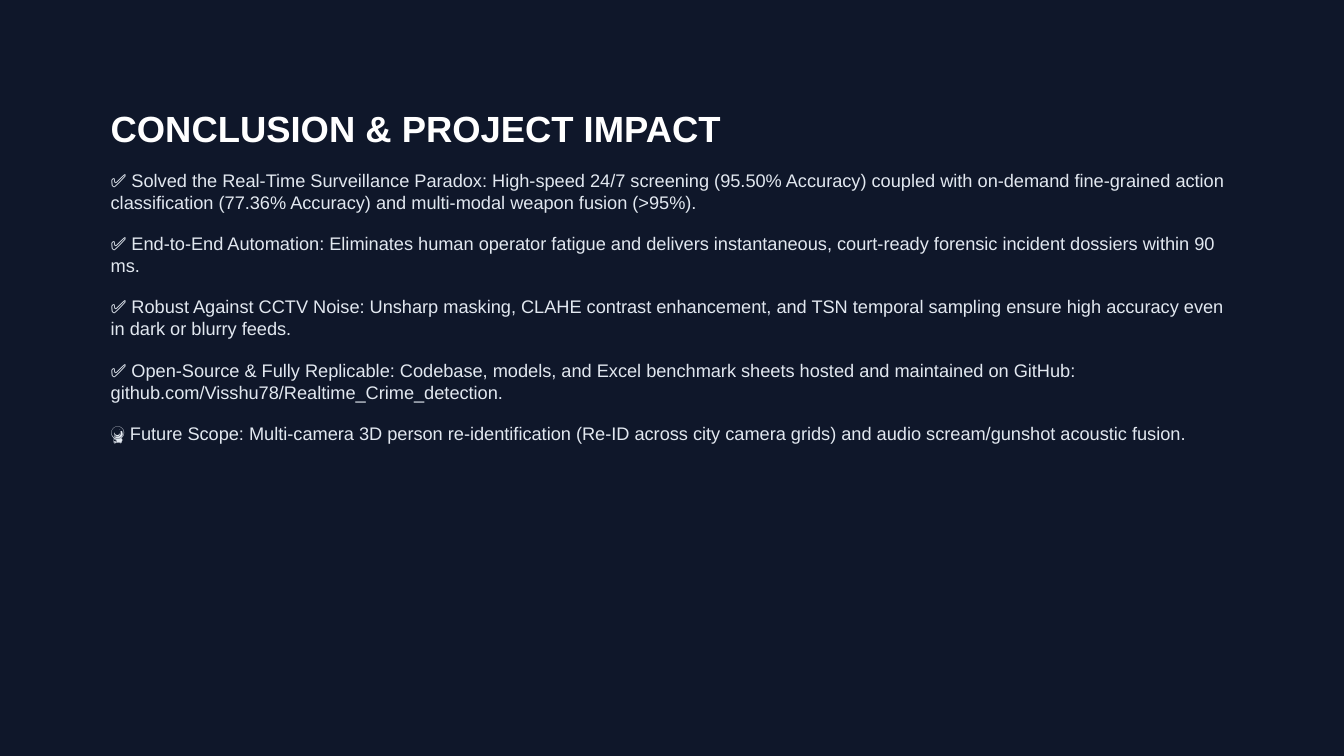
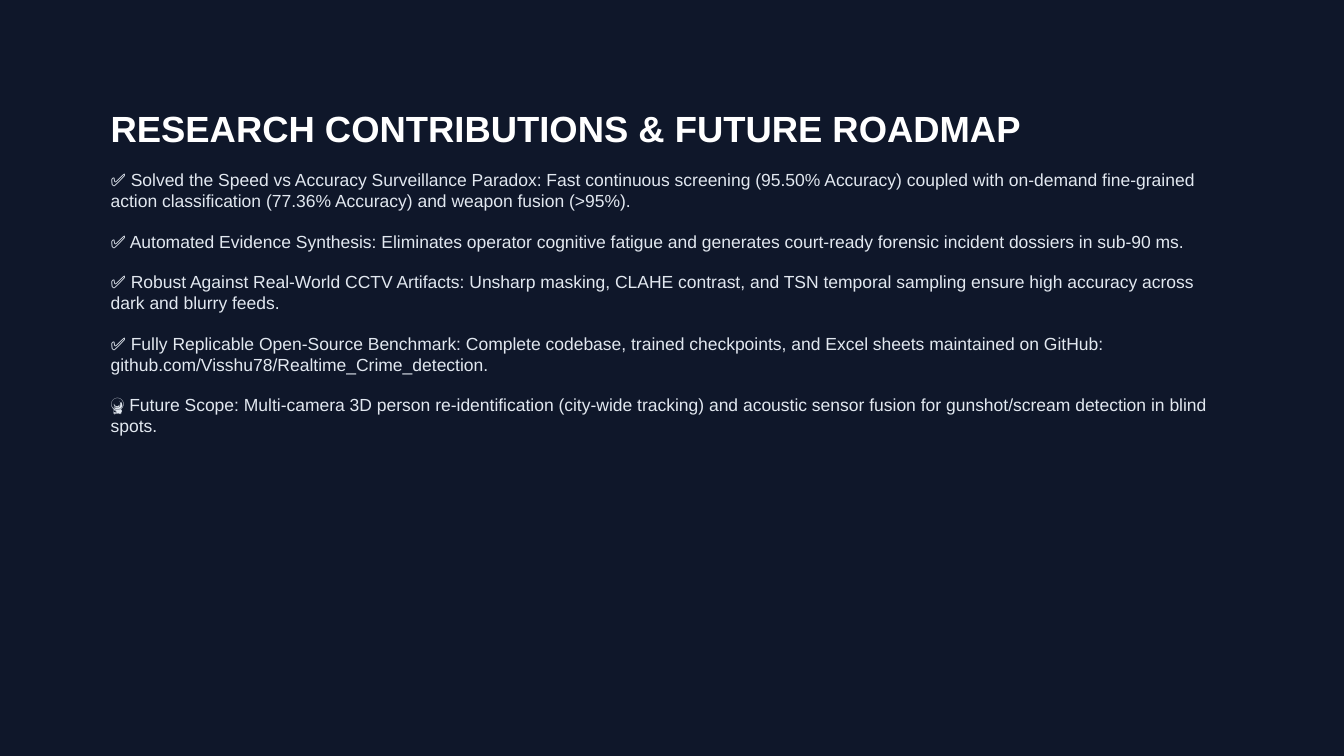
Before and after one commit to Visshu78/Realtime_Crime_detection, a slide deck: slide 14 of Crime_Detection_CCTV_Presentation.pptx (slide 12 before the commit). Drawn at 1344x756 pixels with LibreOffice and Linux fonts; fonts in the diff are those of the drawing. Boxes give left, top, right and bottom in pixels: in the first picture for what was removed or moved away, otherwise in the second. Text is boxed around its words. In the diff, an @@ line names an element or a change of style, - is before the commit and + after.

Commit message:
Update research presentation deck to comprehensive 14-slide faculty review format

```diff
--- a/Crime_Detection_CCTV_Presentation.pptx
+++ b/Crime_Detection_CCTV_Presentation.pptx
@@ text at [111, 116, 1207, 436]: text changed; size 13 to 12.5 pt @@
-CONCLUSION & PROJECT IMPACT
-✅ Solved the Real-Time Surveillance Paradox: High-speed 24/7 screening (95.50% Accuracy) coupled with on-demand fine-grained action classification (77.36% Accuracy) and multi-modal weapon fusion (>95%).
-✅ End-to-End Automation: Eliminates human operator fatigue and delivers instantaneous, court-ready forensic incident dossiers within 90 ms.
-✅ Robust Against CCTV Noise: Unsharp masking, CLAHE contrast enhancement, and TSN temporal sampling ensure high accuracy even in dark or blurry feeds.
-✅ Open-Source & Fully Replicable: Codebase, models, and Excel benchmark sheets hosted and maintained on GitHub: github.com/Visshu78/Realtime_Crime_detection.
-🔮 Future Scope: Multi-camera 3D person re-identification (Re-ID across city camera grids) and audio scream/gunshot acoustic fusion.
+RESEARCH CONTRIBUTIONS & FUTURE ROADMAP
+✅ Solved the Speed vs Accuracy Surveillance Paradox: Fast continuous screening (95.50% Accuracy) coupled with on-demand fine-grained action classification (77.36% Accuracy) and weapon fusion (>95%).
+✅ Automated Evidence Synthesis: Eliminates operator cognitive fatigue and generates court-ready forensic incident dossiers in sub-90 ms.
+✅ Robust Against Real-World CCTV Artifacts: Unsharp masking, CLAHE contrast, and TSN temporal sampling ensure high accuracy across dark and blurry feeds.
+✅ Fully Replicable Open-Source Benchmark: Complete codebase, trained checkpoints, and Excel sheets maintained on GitHub: github.com/Visshu78/Realtime_Crime_detection.
+🔮 Future Scope: Multi-camera 3D person re-identification (city-wide tracking) and acoustic sensor fusion for gunshot/scream detection in blind spots.
```
Also in this commit, not shown: 10 other slides changed, 3 slides added, 1 slide removed, 1 other file.
